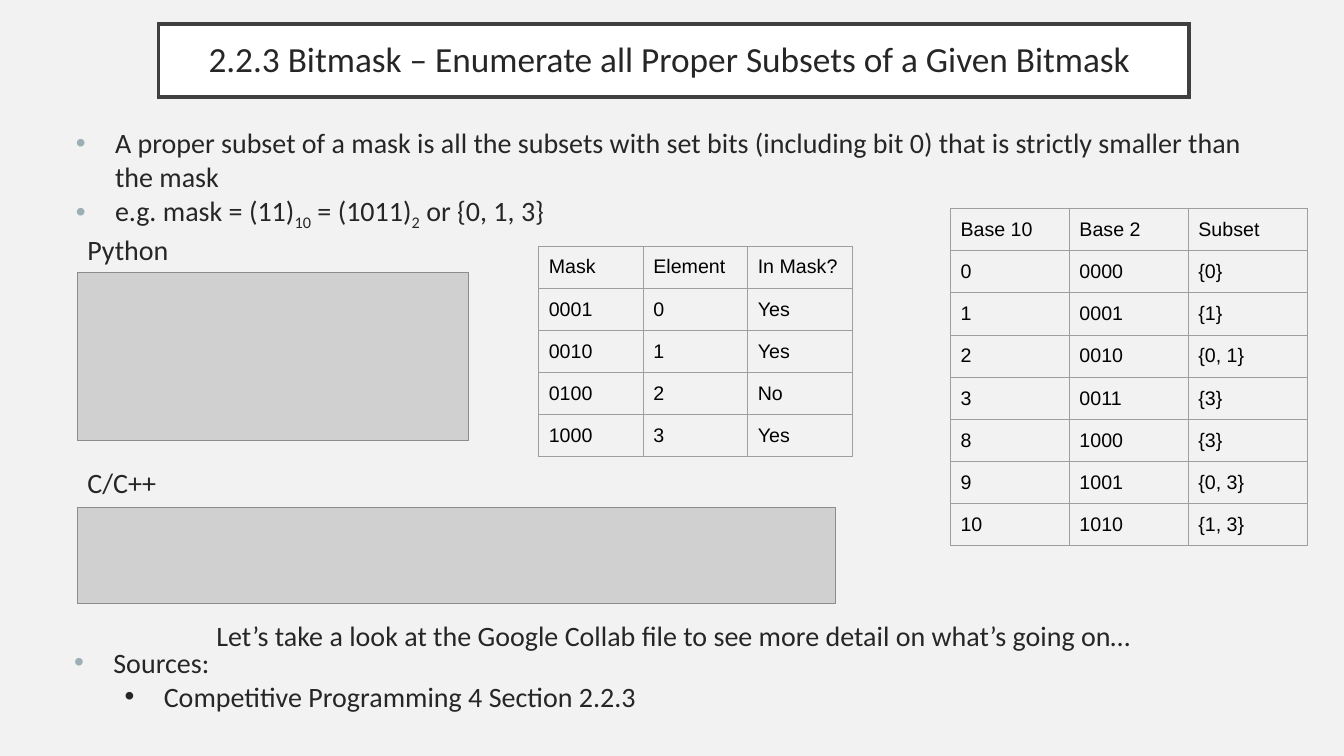
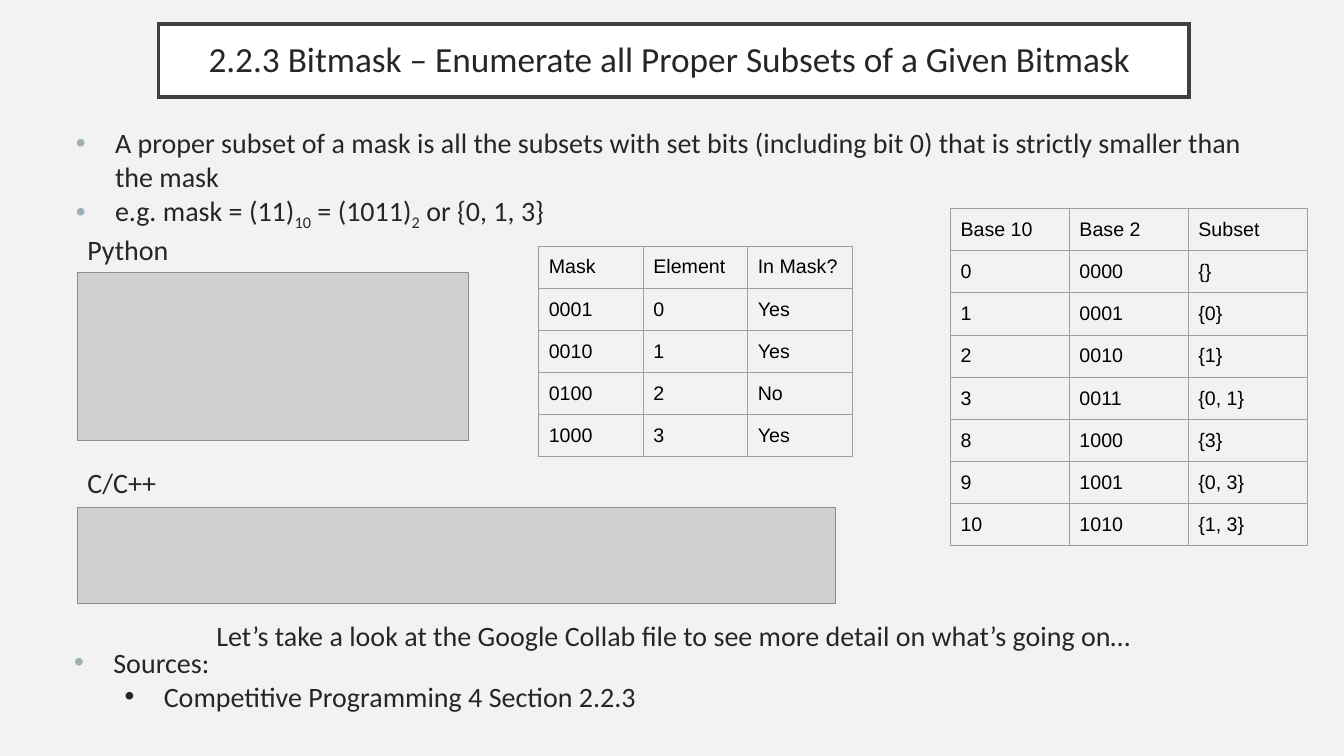
Before and after one commit to ryan-pelchat/competitive-programming-workshop, a slide deck: slide 31 of Week_03/Hour_2_Ryan/Week_03.pptx. Drawn at 1344x756 pixels with LibreOffice and Linux fonts; fonts in the diff are those of the drawing; grey boxes stand for pictures. Boxes give left, top, right and bottom in pixels: in the first picture for what was removed or moved away, otherwise in the second. Text is boxed around its words. In the diff, an @@ line names an element or a change of style, - is before the commit and + after.

Commit message:
Updated README and fixed error in slides for Week_03

```diff
--- a/Week_03/Hour_2_Ryan/Week_03.pptx
+++ b/Week_03/Hour_2_Ryan/Week_03.pptx
@@ table at bbox=[951, 209, 1308, 539] @@
-row 2, column 3: {0}
+row 2, column 3: {}
-row 3, column 3: {1}
+row 3, column 3: {0}
-row 4, column 3: {0, 1}
+row 4, column 3: {1}
-row 5, column 3: {3}
+row 5, column 3: {0, 1}
```
Also in this commit, not shown: 4 other files.
